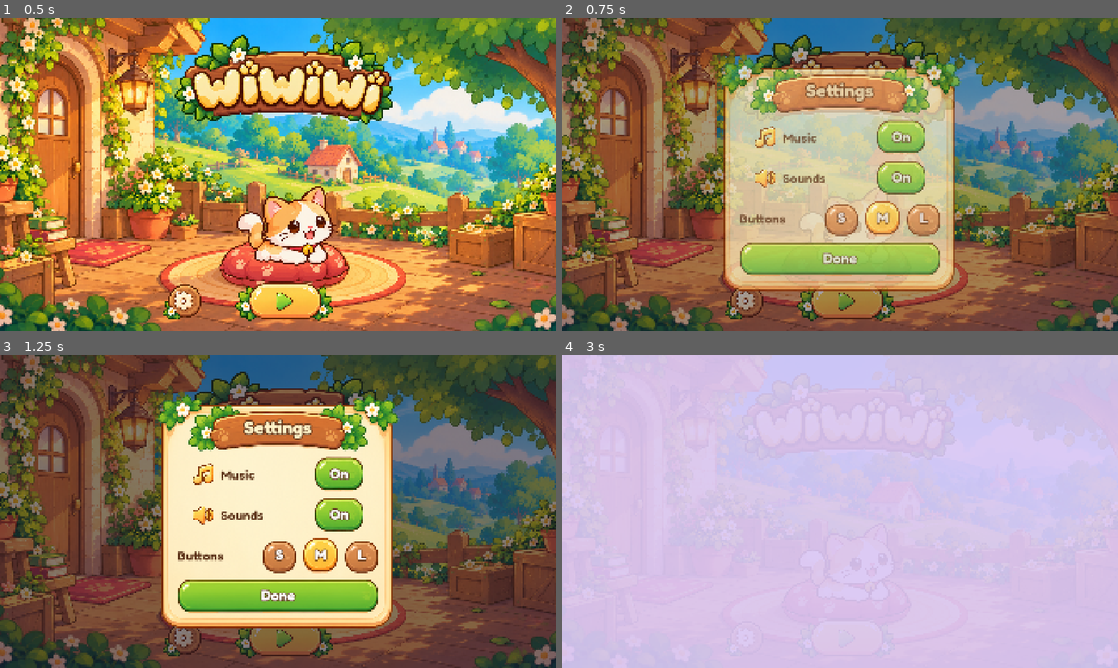
Above: before the commit, frames 1-4 (two rows, left to right).
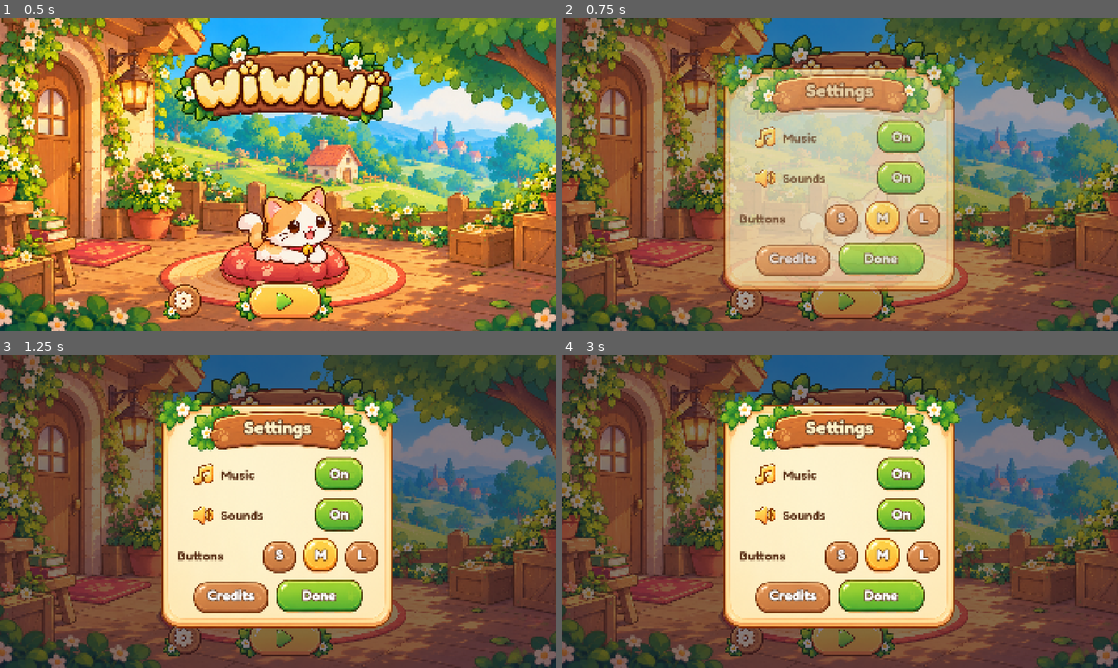
Above: after the commit, the same moments.

Repository: roshnikumari-21/wiwiwi
Game: Godot game, scene res://ui/screens/main_menu.tscn
Same seed, same stepped clock (60 frames per second), same inputs: the game is played once before the commit and once after it.
Inputs (mouse positions are in pixels of both pictures, inside the frame that each line leads up to):
- Up to frame 1 (0.5 s): no input
- Up to frame 2 (0.75 s): click (745, 302) at 0.5 s
- Up to frame 3 (1.25 s): no input
- Up to frame 4 (3 s): click (795, 596) at 1.25 s, where only the run after the commit has a clickable "Credits"; click (840, 605) at 2 s, where only the run after the commit has a clickable "Back"; click (845, 639) at 2.75 s

Frame 1 is identical in both runs. In frame 2, 2.6% of the frame differs, in the area x 32-68%, y 71-83%; in frame 3, 2.6%; in frame 4, 100%, in the area x 0-100%, y 0-100%.

Commit message:
Credits page with the required licence texts
Settings -> Credits: DigiCraft, art/sound credit, Godot MIT and
third-party notices from the engine, Fredoka OFL, Play Games plugin
MIT. Licence files now packed into the app.

Co-Authored-By: Claude Opus 5.5 <noreply@anthropic.com>

Diff:
--- a/dev/m2_settings_test.gd
+++ b/dev/m2_settings_test.gd
@@ -31,6 +31,17 @@
 	menu.find_child("L", true, false).pressed.emit()
 	await _frames(2)
 	_check("size L saved", is_equal_approx(save.get_setting("controls_size"), 1.2), save.get_setting("controls_size"))
+	menu.find_child("CREDITS_TITLE", true, false).pressed.emit()
+	await _frames(3)
+	var credits_text := ""
+	for l in menu.find_children("*", "Label", true, false):
+		credits_text += l.text
+	_check("Credits: DigiCraft, Godot licence, Fredoka OFL, Play Games plugin licence",
+		menu.current == "credits" and "CREDITS_MADE_BY" in credits_text and "Godot Engine contributors" in credits_text
+		and "SIL Open Font License" in credits_text and "Jacob Ib" in credits_text, menu.current)
+	menu.go_back()
+	await _frames(3)
+	_check("Back from Credits returns to Settings", menu.current == "settings", menu.current)
 	menu.find_child("BTN_DONE", true, false).pressed.emit()
 	await _frames(2)
 	_check("Done closes Settings", not menu.visible, "")
--- a/localization/strings.csv
+++ b/localization/strings.csv
@@ -42,3 +42,9 @@
 LEVEL_W1_10_TITLE,Home Again
 WORLD1_DONE,World 1 complete!
 HOME_SWEET,Home sweet home!
+CREDITS_TITLE,Credits
+CREDITS_MADE_BY,wiwiwi by DigiCraft
+CREDITS_THANKS,"Thank you for playing! A cozy game about a little kitten finding her way home."
+CREDITS_ART_AUDIO,Art and sound
+CREDITS_ART_AUDIO_TEXT,"Art made with ChatGPT image generation, music and sound effects made with ElevenLabs, all directed and edited by DigiCraft."
+CREDITS_ENGINE_PARTS,Parts of Godot Engine
--- a/ui/hud/game_menu.gd
+++ b/ui/hud/game_menu.gd
@@ -97,9 +97,67 @@
 			"none", settings_closed, 116, _set_controls_size.bind(SIZES[key]))
 		size_row.add_child(b)
 	_box.add_child(size_row)
-	_box.add_child(_button("BTN_BACK" if from_pause else "BTN_DONE", "green", "none", settings_closed, 400,
-		show_pause if from_pause else close_settings))
+	_box.add_child(_row([_button("CREDITS_TITLE", "brown", "none", settings_closed, 260, show_credits),
+		_button("BTN_BACK" if from_pause else "BTN_DONE", "green", "none", settings_closed, 300,
+		show_pause if from_pause else close_settings)]))
 	_open(0.0)
+
+## Credits and the licence texts the game must ship (Godot MIT + its third-party parts, Fredoka OFL,
+## the Play Games plugin MIT). Godot's own texts come from the engine, so they always match the
+## version the game was built with. Scrolls with a finger; Back returns to Settings.
+func show_credits() -> void:
+	current = "credits"
+	_clear()
+	_title("CREDITS_TITLE")
+	var scroll := ScrollContainer.new()
+	scroll.name = "CreditsScroll"
+	scroll.custom_minimum_size = Vector2(1100, 470)
+	scroll.horizontal_scroll_mode = ScrollContainer.SCROLL_MODE_DISABLED
+	var text := VBoxContainer.new()
+	text.size_flags_horizontal = Control.SIZE_EXPAND_FILL
+	text.add_theme_constant_override("separation", 14)
+	scroll.add_child(text)
+	_credit(text, "CREDITS_MADE_BY", "", 44)
+	_credit(text, "", "CREDITS_THANKS", 30)
+	_credit(text, "CREDITS_ART_AUDIO", "CREDITS_ART_AUDIO_TEXT", 30)
+	_credit(text, "Godot Engine", Engine.get_license_text(), 22)
+	_credit(text, "Fredoka", _read("res://assets/fonts/licenses/Fredoka-OFL.txt"), 22)
+	_credit(text, "Godot Play Game Services", _read("res://addons/GodotPlayGameServices/LICENSE"), 22)
+	var parts := ""
+	for part in Engine.get_copyright_info():
+		parts += "%s
+" % part["name"]
+		for c in part["parts"]:
+			parts += "  © %s (%s)
+" % [", ".join(c["copyright"]), c["license"]]
+	_credit(text, "CREDITS_ENGINE_PARTS", parts, 20)
+	var licenses := Engine.get_license_info()
+	for name in licenses:
+		_credit(text, name, licenses[name], 18)
+	_box.add_child(scroll)
+	_box.add_child(_button("BTN_BACK", "green", "none", settings_closed, 300, show_settings.bind(_settings_from_pause)))
+	_open(0.0)
+
+func _credit(into: VBoxContainer, heading: String, body: String, size: int) -> void:
+	if heading != "":
+		var h := Label.new()
+		h.text = heading
+		h.add_theme_font_override("font", BOLD)
+		h.add_theme_font_size_override("font_size", maxi(size + 6, 30))
+		h.add_theme_color_override("font_color", BROWN)
+		into.add_child(h)
+	if body != "":
+		var b := Label.new()
+		b.text = body
+		b.autowrap_mode = TextServer.AUTOWRAP_WORD_SMART
+		b.size_flags_horizontal = Control.SIZE_EXPAND_FILL
+		b.custom_minimum_size = Vector2(1040, 0)
+		b.add_theme_font_size_override("font_size", size)
+		b.add_theme_color_override("font_color", Color(0.4, 0.3, 0.24))
+		into.add_child(b)
+
+func _read(path: String) -> String:
+	return FileAccess.get_file_as_string(path) if FileAccess.file_exists(path) else ""
 
 func close_settings() -> void:
 	close()
@@ -209,6 +267,7 @@
 			else:
 				close_settings()
 		"quit": close()
+		"credits": show_settings(_settings_from_pause)
 		"complete", "fail": map_pressed.emit()
 		_: return false
 	return true
Not shown, changed: export_presets.cfg
Binary file changed: localization/strings.en.translation
Not shown, changed: plan.md
